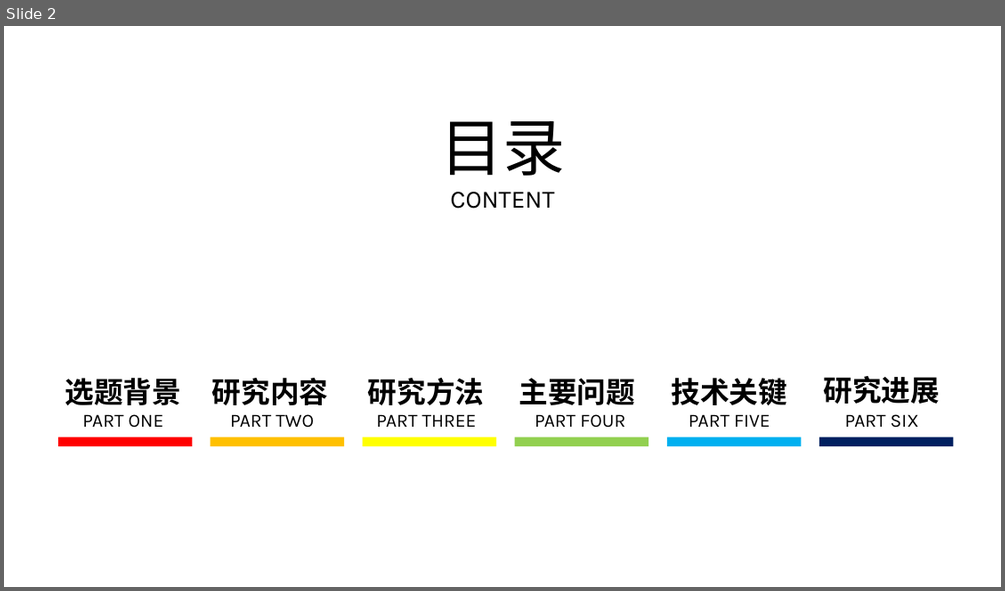
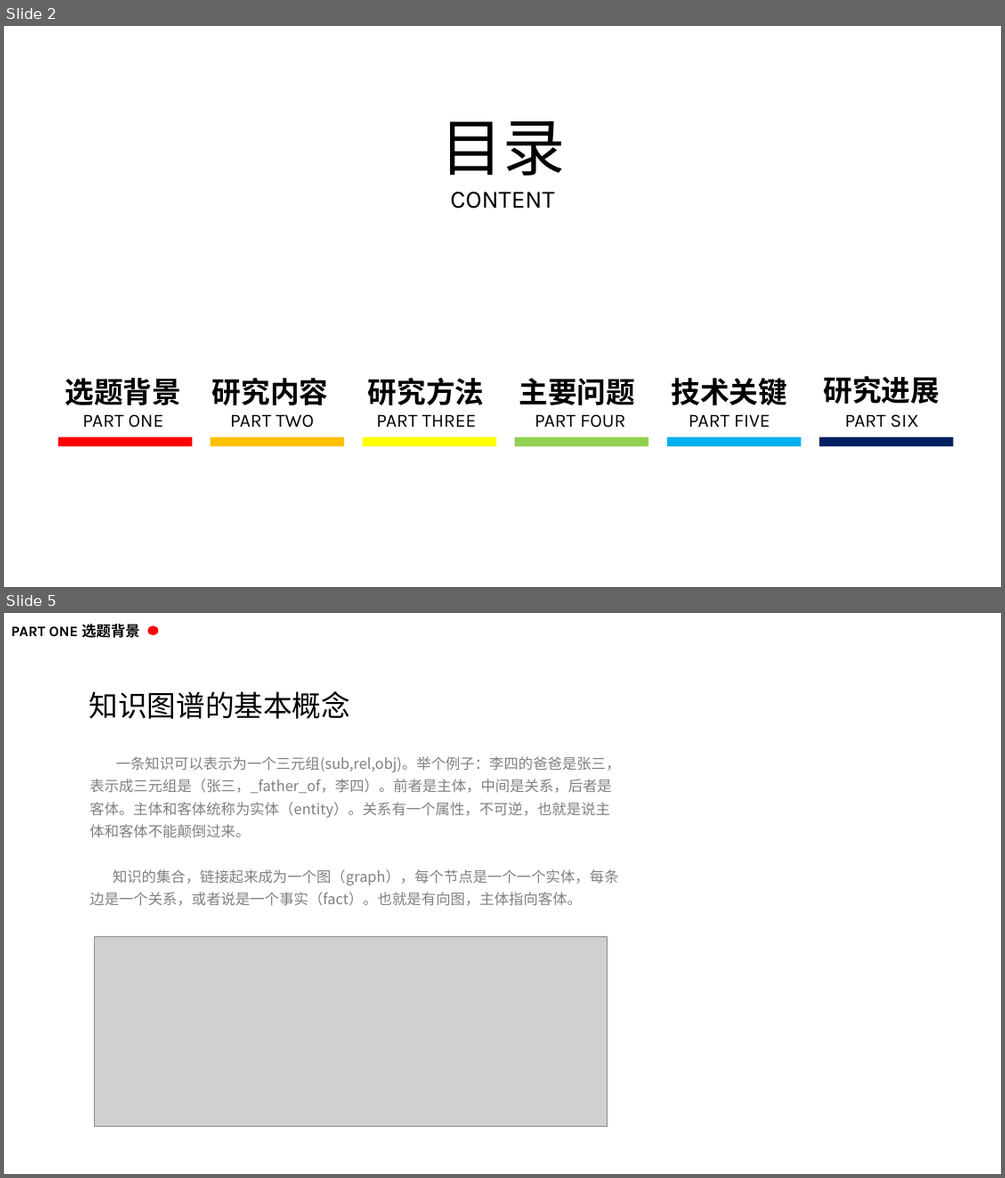
Before and after one commit to sunfiyes/File, a slide deck: 开题/开题答辩.pptx. Shown one above the other, each under a label of ours: slide 2 before the commit, slides 2 and 5 after it; the slides between them are not shown. The pictures are 1005x591 and 1005x1178 pixels, drawn with LibreOffice and Linux fonts; fonts in the diff are those of the drawing; grey boxes stand for pictures; background and template pictures are left out. Boxes give left, top, right and bottom in pixels: in the first picture for what was removed or moved away, otherwise in the second. Text is boxed around its words. In the diff, an @@ line names an element or a change of style, - is before the commit and + after.

```diff
--- a/开题/开题答辩.pptx
+++ b/开题/开题答辩.pptx
@@ slide 5 added at [4,613,1001,1174], background #FFFFFF @@
@@ text added at [11,624,139,638], 14 pt, text #000000, bold @@
+PART ONE 选题背景
@@ ellipse added at [147,625,158,634], fill #FF0000 @@
@@ text added at [89,691,351,719], 28 pt, text #000000 @@
+知识图谱的基本概念
@@ text added at [89,756,621,906], 14 pt, text #808080 @@
+一条知识可以表示为一个三元组(sub,rel,obj)。举个例子：李四的爸爸是张三，表示成三元组是（张三，_father_of，李四）。前者是主体，中间是关系，后者是客体。主体和客体统称为实体（entity）。关系有一个属性，不可逆，也就是说主体和客体不能颠倒过来。
+知识的集合，链接起来成为一个图（graph），每个节点是一个一个实体，每条边是一个关系，或者说是一个事实（fact）。也就是有向图，主体指向客体。
@@ picture added at [95,936,607,1126] @@
```
Also in this commit, not shown: 4 slides changed, 1 other slide added, 2 slides removed.
